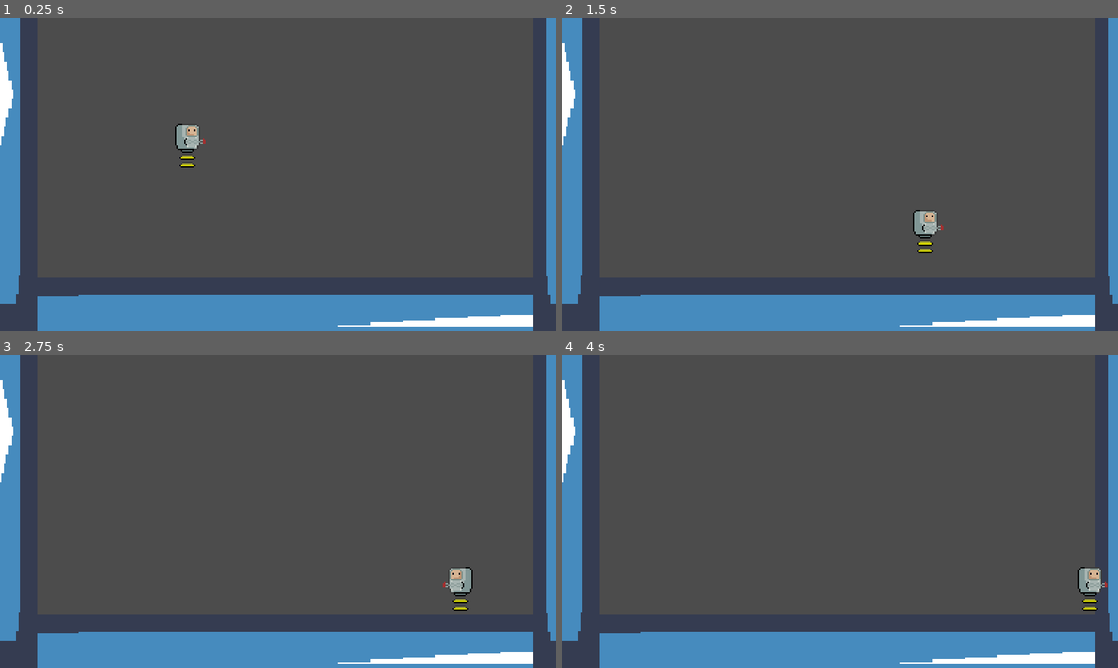
Above: before the commit, frames 1-4 (two rows, left to right).
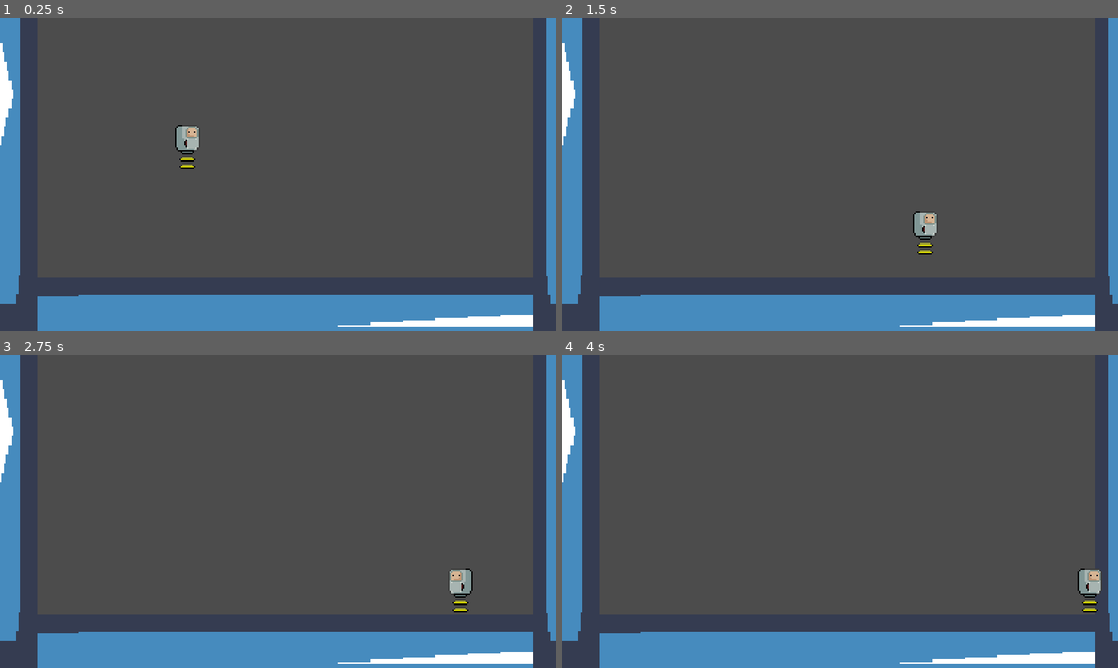
Above: after the commit, the same moments.

Repository: bruhrator420/MAD-Game-Jam-Project
Game: Godot game, scene res://Scenes/Level.tscn
Two runs of this game, one before a commit and one after it. Both use one fixed random seed, a clock stepped at 60 frames per second and the inputs below. The project has no main scene, so this scene is started directly. The engine's default icon, where the game draws it, is replaced by a stand-in: a white triangle on a blue panel in a dark square.
Inputs:
- Up to frame 1 (0.25 s): no input
- Up to frame 2 (1.5 s): hold Right (ui_right) from 0.53 s (still down); tap Space (jump) at 0.77 s
- Up to frame 3 (2.75 s): tap Space (jump) at 1.52 s; release Right (ui_right) at 2.03 s; hold Left (ui_left) from 2.03 s (still down)
- Up to frame 4 (4 s): release Left (ui_left) at 2.78 s; hold Right (ui_right) from 2.78 s (still down); tap Space (jump) at 3.02, 3.77 s

The runs differ from the first frame. In frame 1, 0.3% of the frame differs, in the area x 31-37%, y 33-49%; in frame 2, 0.3%; in frame 3, 0.3%, in the area x 79-85%, y 67-83%; in frame 4, 0.3%.

Commit message:
Update Player.tscn

Diff:
--- a/Project/Scenes/Player.tscn
+++ b/Project/Scenes/Player.tscn
@@ -52,7 +52,6 @@
 
 [node name="Sprite" type="AnimatedSprite" parent="."]
 frames = SubResource( 2 )
-animation = "attack"
 frame = 2
 
 [node name="CollisionShape2D" type="CollisionShape2D" parent="."]
